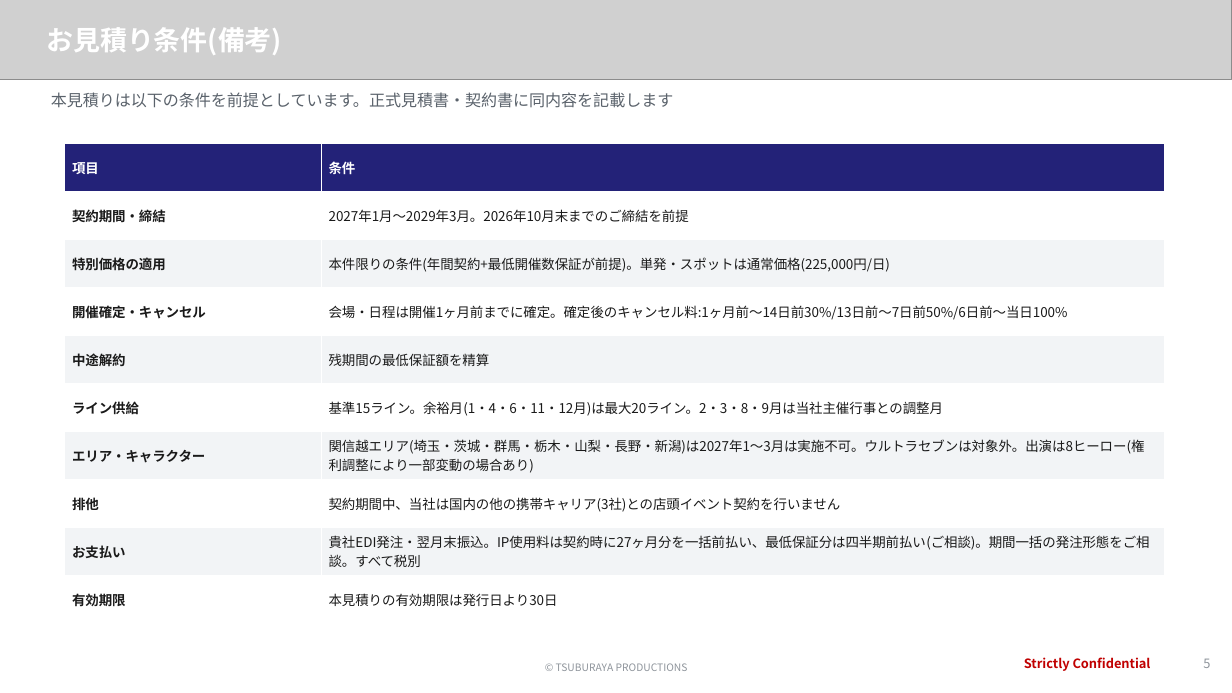
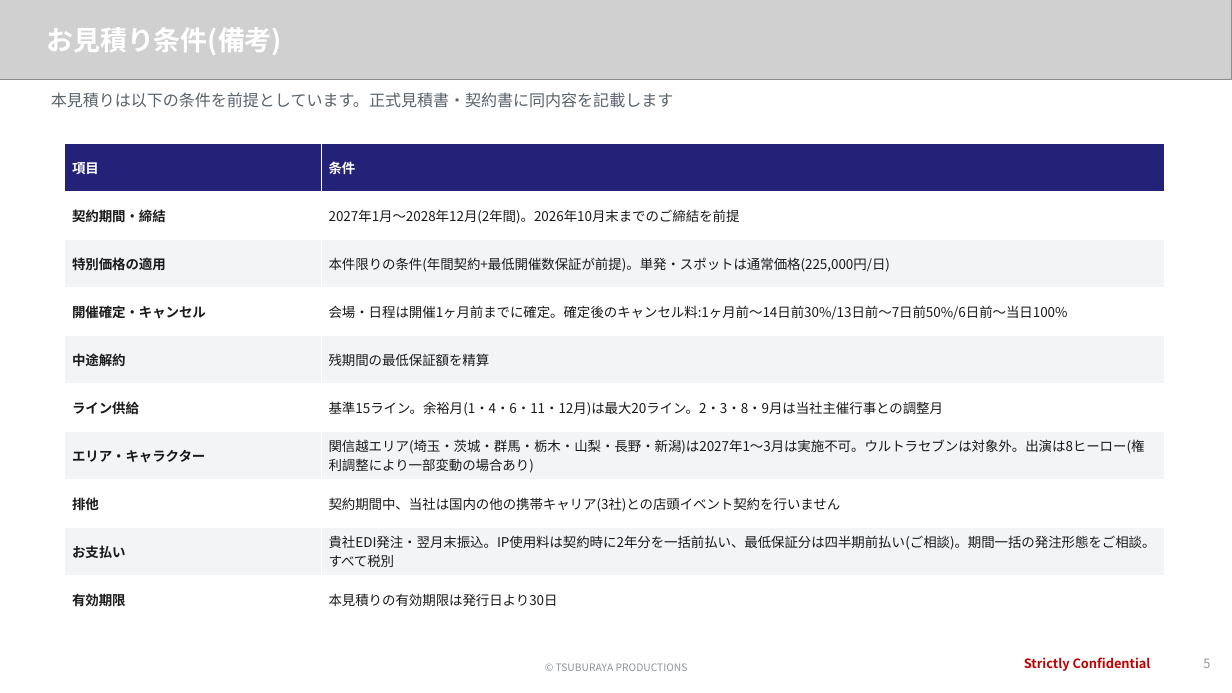
Before and after one commit to hayatoshintani-spe/kessho-lens, a slide deck: slide 5 of docs/proposals/softbank-ultraman-caravan/SB様提示用_お見積り_最低保証プラン.pptx. Drawn at 1232x693 pixels with LibreOffice and Linux fonts; fonts in the diff are those of the drawing; grey boxes stand for pictures. Boxes give left, top, right and bottom in pixels: in the first picture for what was removed or moved away, otherwise in the second. Text is boxed around its words. In the diff, an @@ line names an element or a change of style, - is before the commit and + after.

```diff
--- a/docs/proposals/softbank-ultraman-caravan/SB様提示用_お見積り_最低保証プラン.pptx
+++ b/docs/proposals/softbank-ultraman-caravan/SB様提示用_お見積り_最低保証プラン.pptx
@@ table at (65, 143, 1165, 624) @@
-row 2, column 2: 2027年1月〜2029年3月。2026年10月末までのご締結を前提
+row 2, column 2: 2027年1月〜2028年12月(2年間)。2026年10月末までのご締結を前提
-row 9, column 2: 貴社EDI発注・翌月末振込。IP使用料は契約時に27ヶ月分を一括前払い、最低保証分は四半期前払い(ご相談)。期間一括の発注形態をご相談。すべて税別
+row 9, column 2: 貴社EDI発注・翌月末振込。IP使用料は契約時に2年分を一括前払い、最低保証分は四半期前払い(ご相談)。期間一括の発注形態をご相談。すべて税別
```
Also in this commit, not shown: 4 other slides changed, 19 other files.
